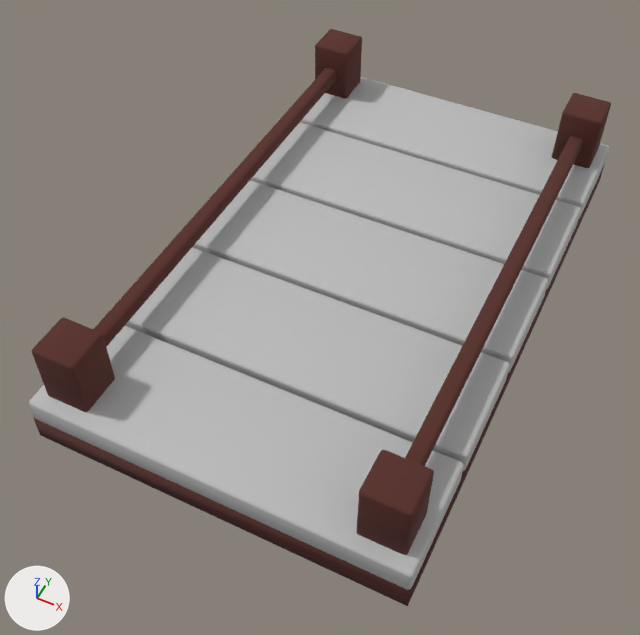
Two versions of the Blender file Systems/Objectives/DitchBridge/ditch_bridge.blend, one commit apart.
Rendered twice from a camera (50 mm lens) standing at (2.63, -3.1, 7.05) and looking at (-0.13, 2.43, 0.14). Arrows for +X, +Y and +Z are at lower left; the lights stay in place. The picture after the commit comes second.

In view in the first picture: 'Bridge'.
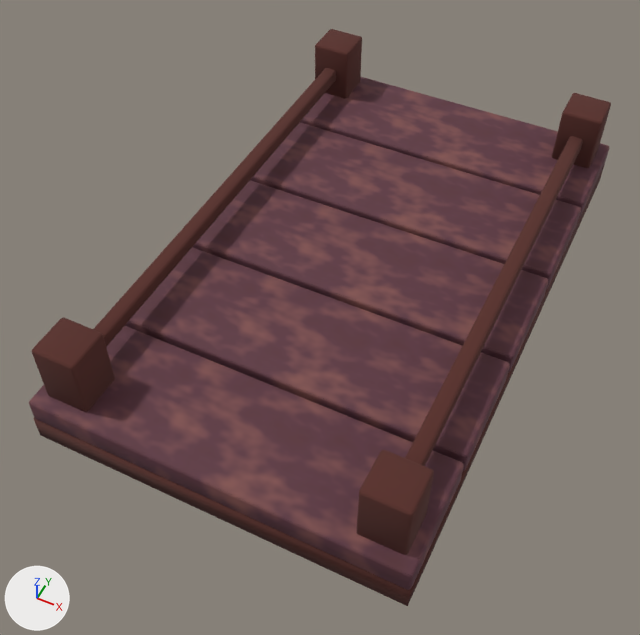
The change in detail:
Picture 'Plank' (img_plank) is new.
In material 'Material' (mat_material), base_color is no longer (0.5, 0.5, 0.5), grey #bcbcbc.
In material 'Material' (mat_material), texture is now set to img_plank.

Boxes (x1, y1, x2, y2) around the edits, measured in the pictures (640 x 635 px):
'Bridge', surface changed (grey to brown)
    both: (29, 74, 609, 593)
